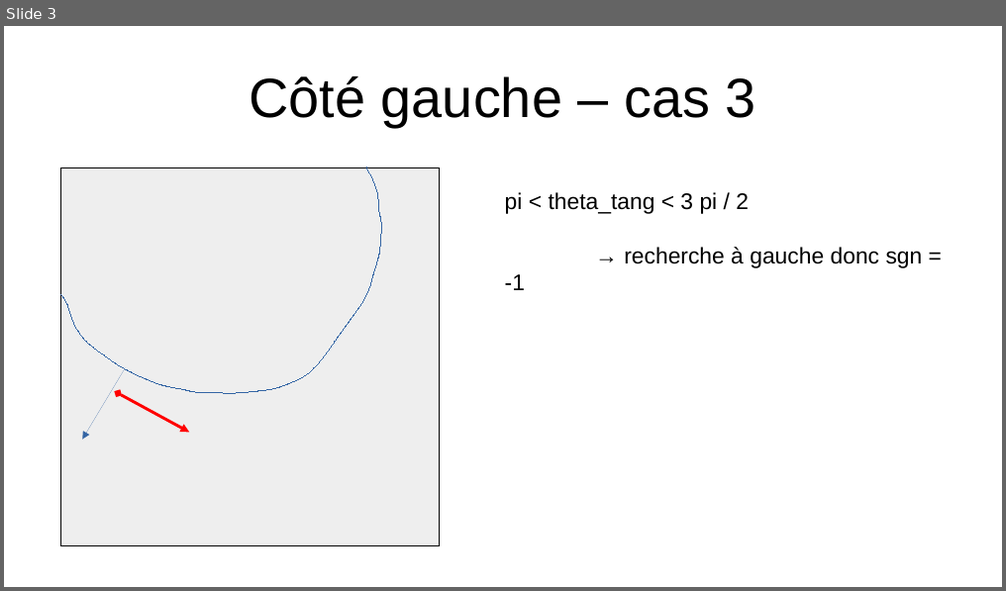
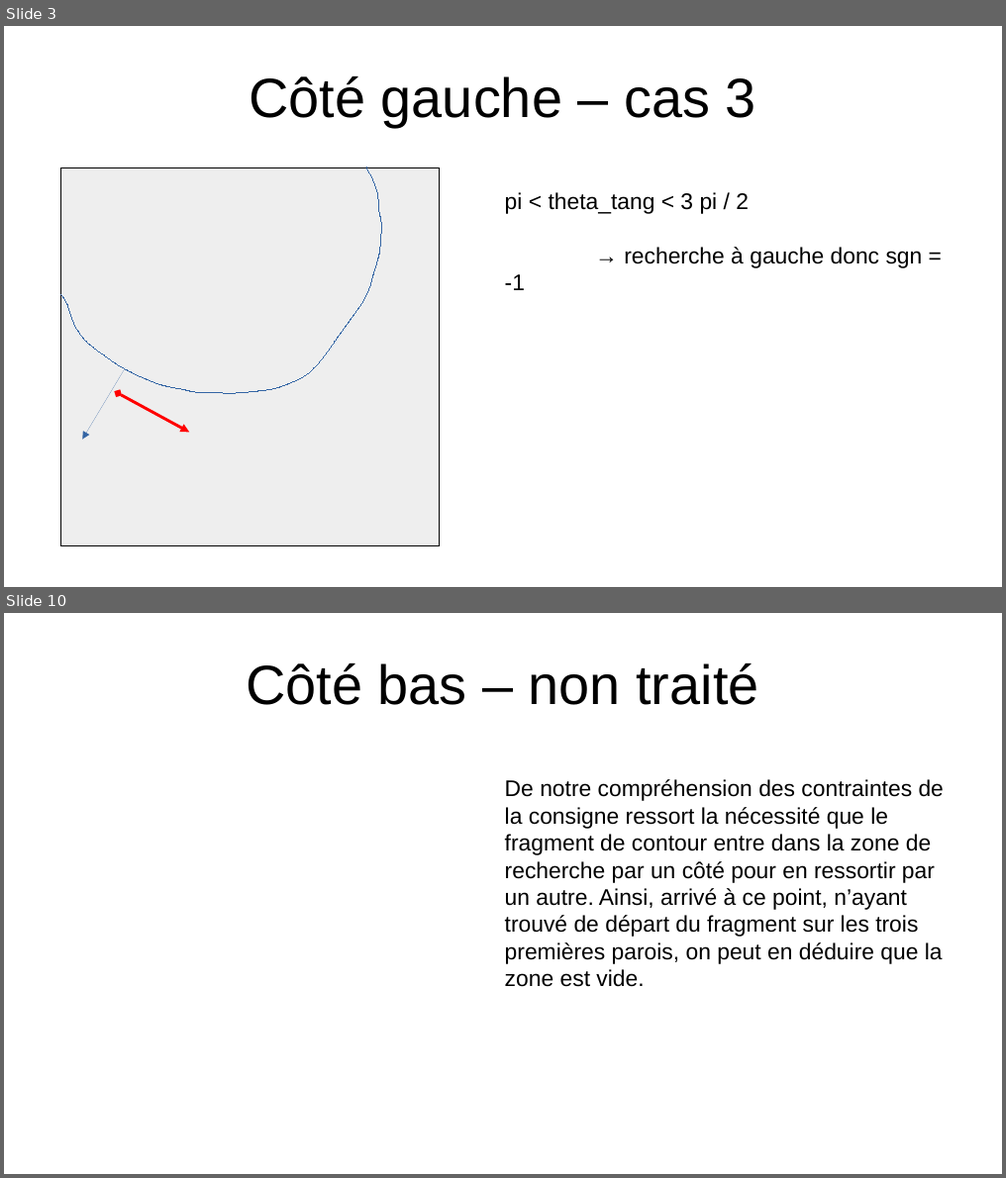
Before and after one commit to thomas-dubard/eval-maths-info, a slide deck: Les_seize_cas_de_recherche.odp. Shown one above the other, each under a label of ours: slide 3 before the commit, slides 3 and 10 after it; the slides between them are not shown. The pictures are 1006x591 and 1006x1178 pixels, drawn with LibreOffice and Linux fonts; fonts in the diff are those of the drawing. Boxes give left, top, right and bottom in pixels: in the first picture for what was removed or moved away, otherwise in the second. Text is boxed around its words. In the diff, an @@ line names an element or a change of style, - is before the commit and + after.

```diff
--- a/Les_seize_cas_de_recherche.odp
+++ b/Les_seize_cas_de_recherche.odp
@@ slide 10 added at [4, 613, 1002, 1174], background #FFFFFF @@
@@ title added at [246, 663, 759, 705], 44 pt, text #000000 @@
+Côté bas – non traité
@@ text added at [505, 779, 944, 987], 18 pt, text #000000 @@
+De notre compréhension des contraintes de la consigne ressort la nécessité que le fragment de contour entre dans la zone de recherche par un côté pour en ressortir par un autre. Ainsi, arrivé à ce point, n’ayant trouvé de départ du fragment sur les trois premières parois, on peut en déduire que la zone est vide.
```
Also in this commit, not shown: 1 slide changed, 5 other slides added, 1 other file.
